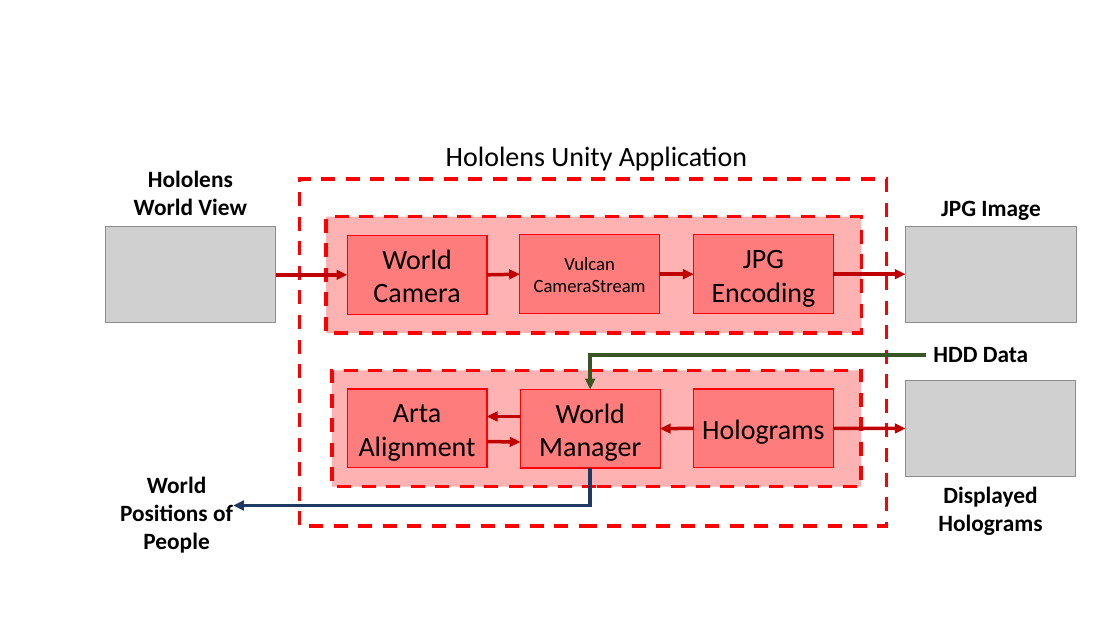
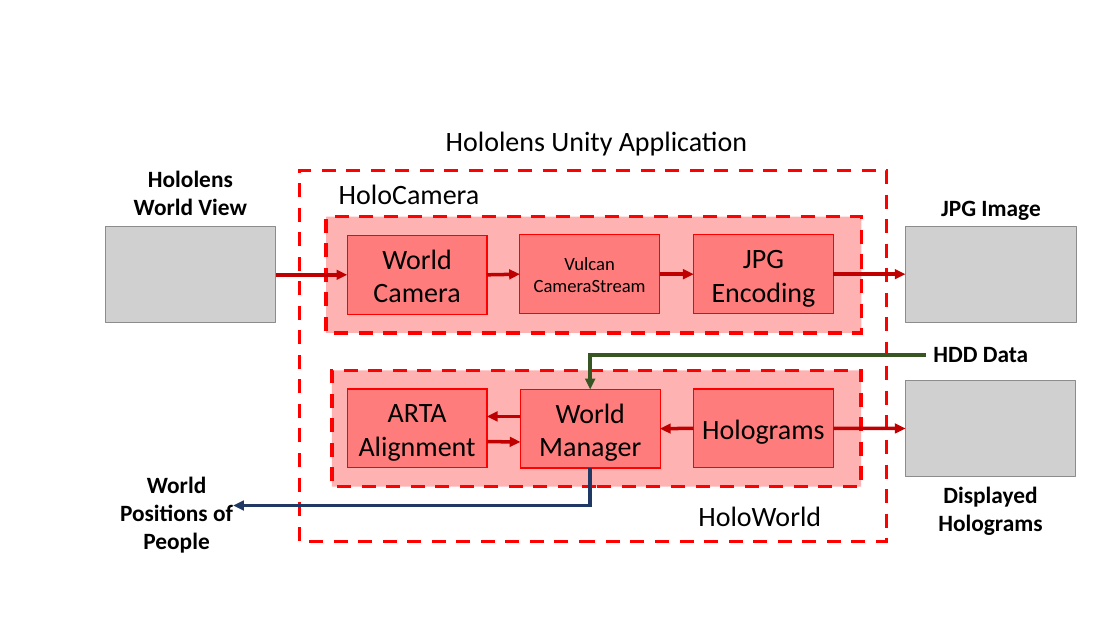
Before and after one commit to alaksana96/FinalYearProject, a slide deck: slide 6 of FinalReport/img/chapter4_analysis/Diagrams.pptx. Drawn at 1120x630 pixels with LibreOffice and Linux fonts; fonts in the diff are those of the drawing; grey boxes stand for pictures. Boxes give left, top, right and bottom in pixels: in the first picture for what was removed or moved away, otherwise in the second. Text is boxed around its words. In the diff, an @@ line names an element or a change of style, - is before the commit and + after.

```diff
--- a/FinalReport/img/chapter4_analysis/Diagrams.pptx
+++ b/FinalReport/img/chapter4_analysis/Diagrams.pptx
@@ text "Hololens Unity Application": place and size @@
-text "Hololens Unity Application" at <box>446,146,747,171</box>
+text "Hololens Unity Application" at <box>446,131,747,156</box>
@@ rectangle: place and size @@
-rectangle at <box>299,179,886,526</box>
+rectangle at <box>299,171,886,542</box>
@@ text added at <box>339,184,480,205</box>, 24 pt, text #000000 @@
+HoloCamera
@@ text in rectangle at <box>359,404,476,461</box>: text changed @@
-Arta Alignment
+ARTA Alignment
@@ text added at <box>698,506,821,527</box>, 24 pt, text #000000 @@
+HoloWorld
```
Also in this commit, not shown: 1 other slide changed, 2 slides added, 1 other file.
